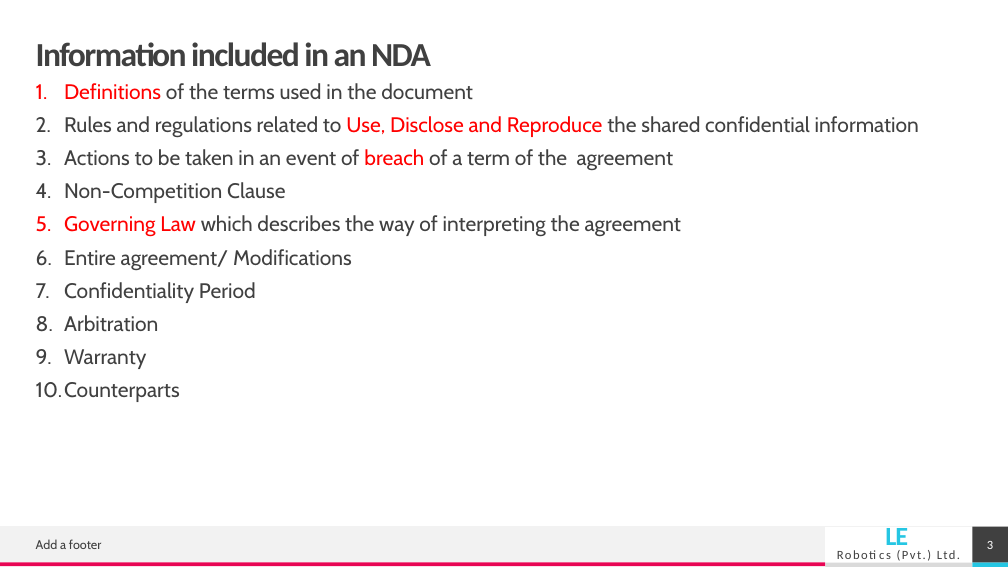
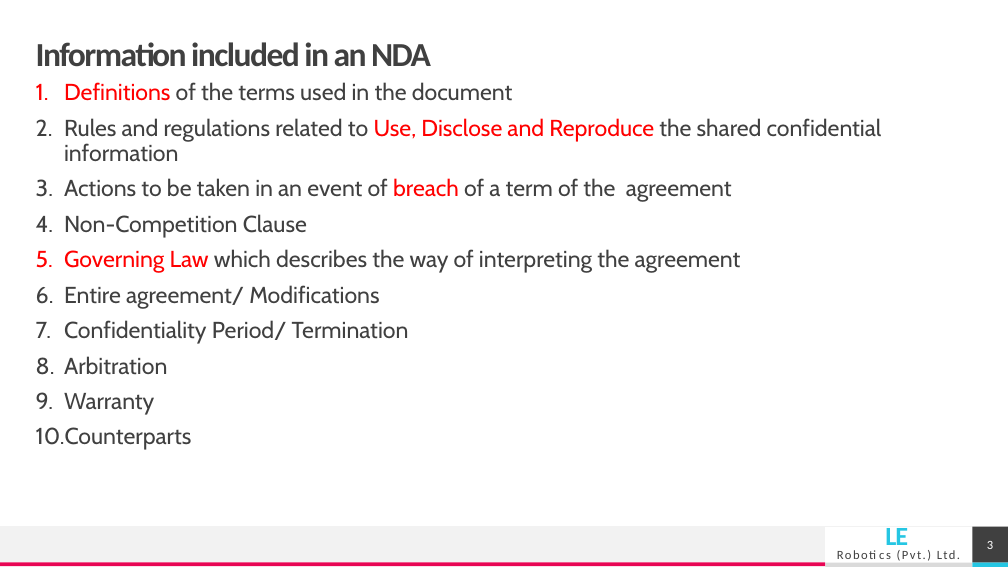
Before and after one commit to bimalka98/Industrial-Training, a slide deck: slide 3 of Presentations/Non-Disclosure Agreement.pptx. Drawn at 1008x567 pixels with LibreOffice and Linux fonts; fonts in the diff are those of the drawing. Boxes give left, top, right and bottom in pixels: in the first picture for what was removed or moved away, otherwise in the second. Text is boxed around its words. In the diff, an @@ line names an element or a change of style, - is before the commit and + after.

```diff
--- a/Presentations/Non-Disclosure Agreement.pptx
+++ b/Presentations/Non-Disclosure Agreement.pptx
@@ text at (64, 82, 882, 415): size 20 to 22 pt @@
@@ text at (64, 320, 409, 344): text changed; size 20 to 22 pt @@
-7. Confidentiality Period
+7. Confidentiality Period/ Termination
@@ text removed at (36, 539, 101, 549) @@
-Add a footer
```
Also in this commit, not shown: 5 slides added.
